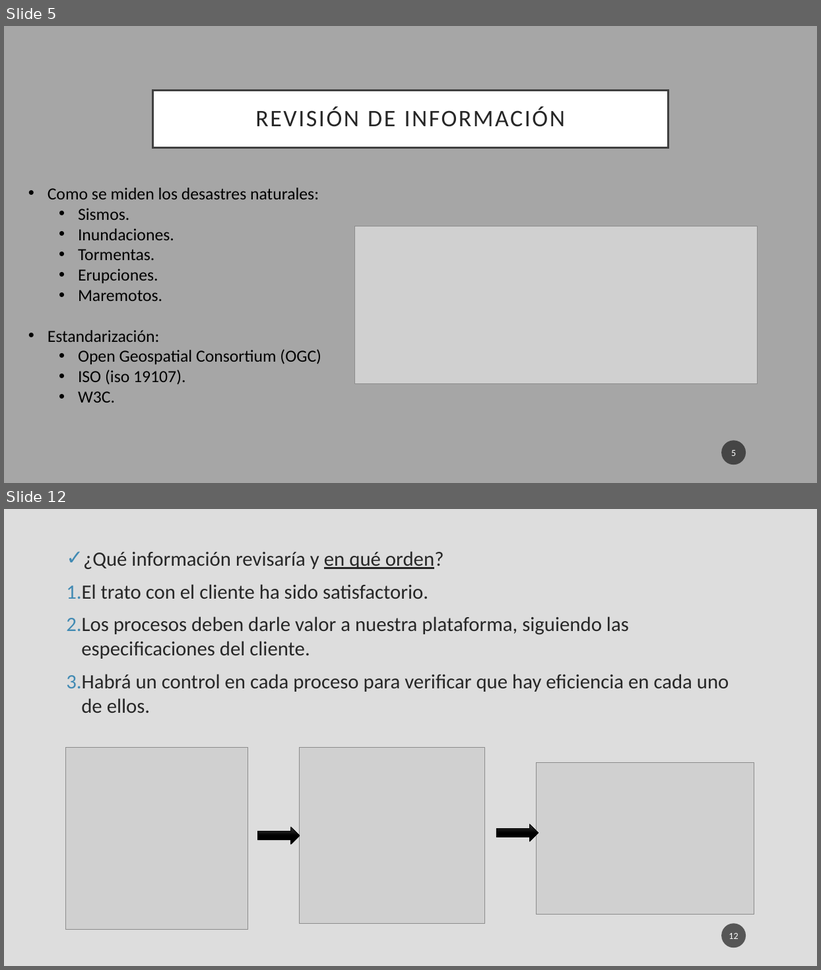
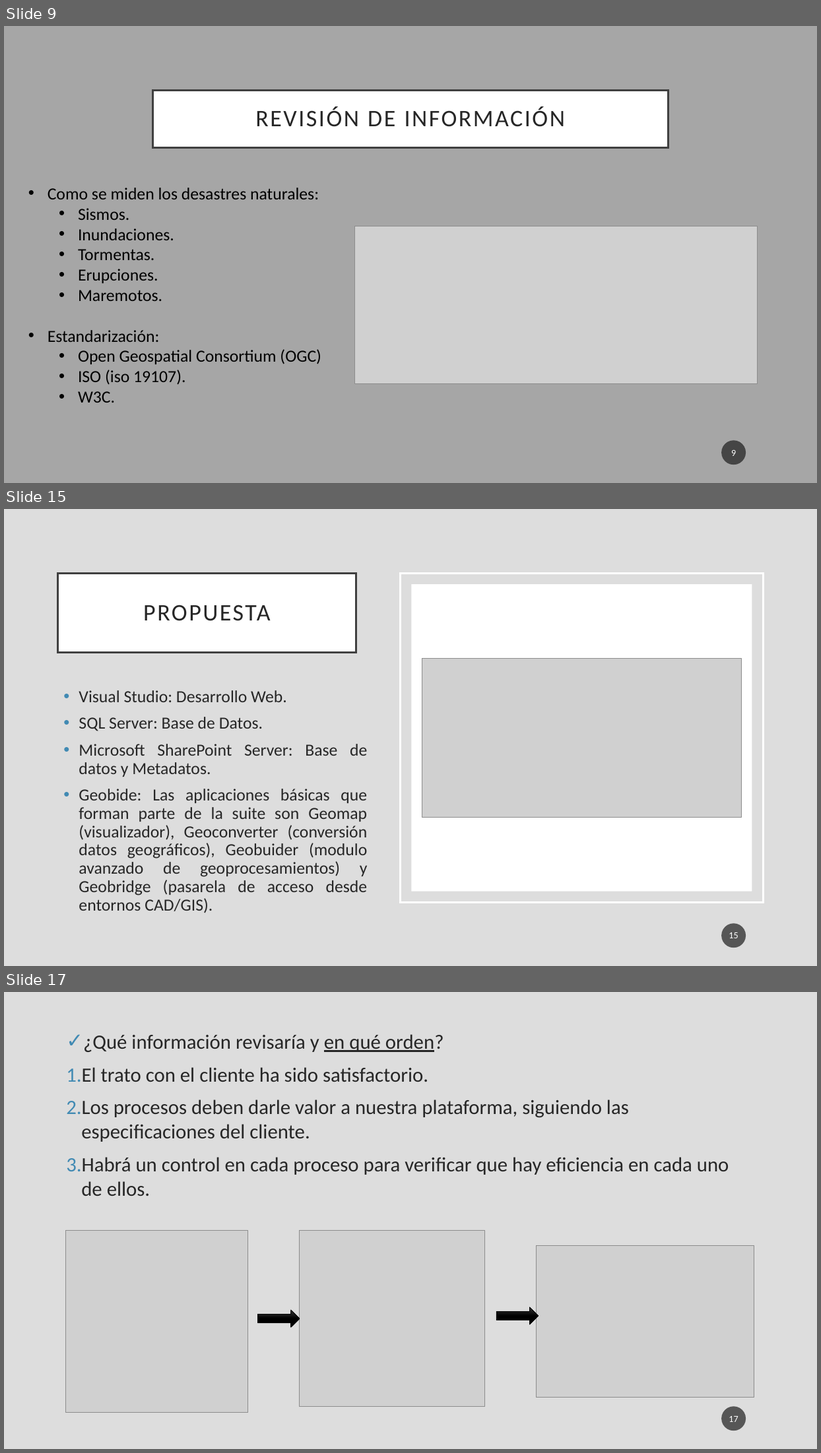
Before and after one commit to LeonelCano/Prueba1, a slide deck: Demanda 8.pptx. Shown one above the other, each under a label of ours: slides 5 and 12 before the commit, slides 9, 15 and 17 after it; the slides between them are not shown. The pictures are 821x970 and 821x1453 pixels, drawn with LibreOffice and Linux fonts; fonts in the diff are those of the drawing; grey boxes stand for pictures. Boxes give left, top, right and bottom in pixels: in the first picture for what was removed or moved away, otherwise in the second. Text is boxed around its words. In the diff, an @@ line names an element or a change of style, - is before the commit and + after.

```diff
--- a/Demanda 8.pptx
+++ b/Demanda 8.pptx
@@ slide 15 added at [4, 509, 817, 966], background #DDDDDD @@
@@ title added at [57, 573, 356, 652], fill #FFFFFF, outline #404040 2.5 pt, 28 pt, text #262626 @@
+PROPUESTA
@@ rectangle added at [401, 573, 764, 902], outline #FFFFFF 2.5 pt @@
@@ rectangle added at [411, 584, 752, 891], fill #FFFFFF @@
@@ picture added at [422, 658, 741, 819] @@
@@ text added at [79, 691, 368, 914], 20 pt, text #262626 @@
+• Visual Studio: Desarrollo Web.
+• SQL Server: Base de Datos.
+• Microsoft SharePoint Server: Base de datos y Metadatos.
+• Geobide: Las aplicaciones básicas que forman parte de la suite son Geomap (visualizador), Geoconverter (conversión datos geográficos), Geobuider (modulo avanzado de geoprocesamientos) y Geobridge (pasarela de acceso desde entornos CAD/GIS).
@@ page number added at [722, 923, 746, 948], fill #1D1D1D at 70% opacity, 11 pt, text #FFFFFF @@
+15
@@ what was slide 5 is now slide 9 @@
@@ page number at [731, 450, 736, 456]: text changed @@
-5
+9
@@ what was slide 12 is now slide 17 @@
@@ page number at [729, 1416, 738, 1422]: text changed @@
-12
+17
```
Also in this commit, not shown: 1 slide changed, 9 other slides added, 5 slides removed.
